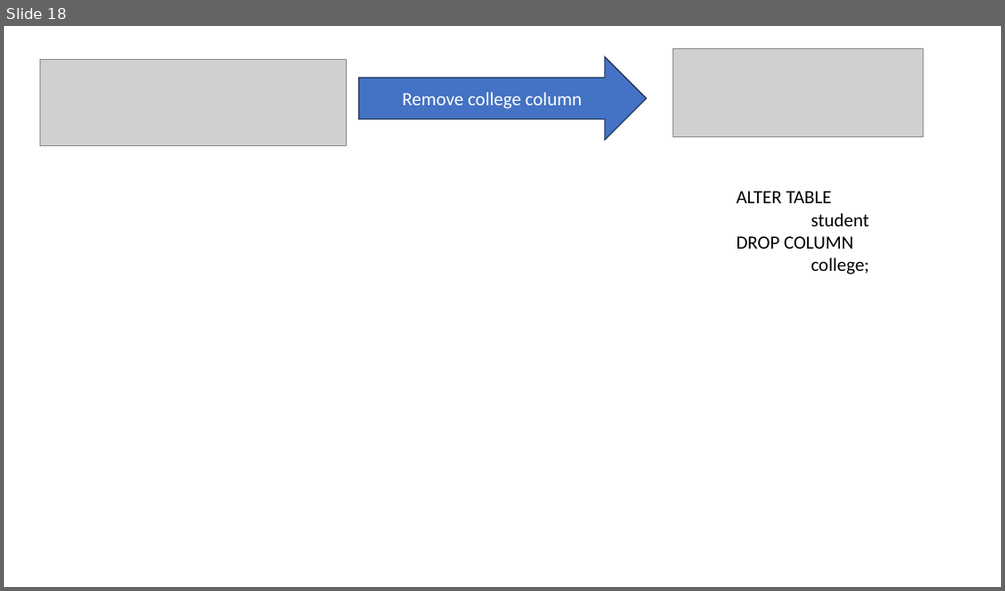
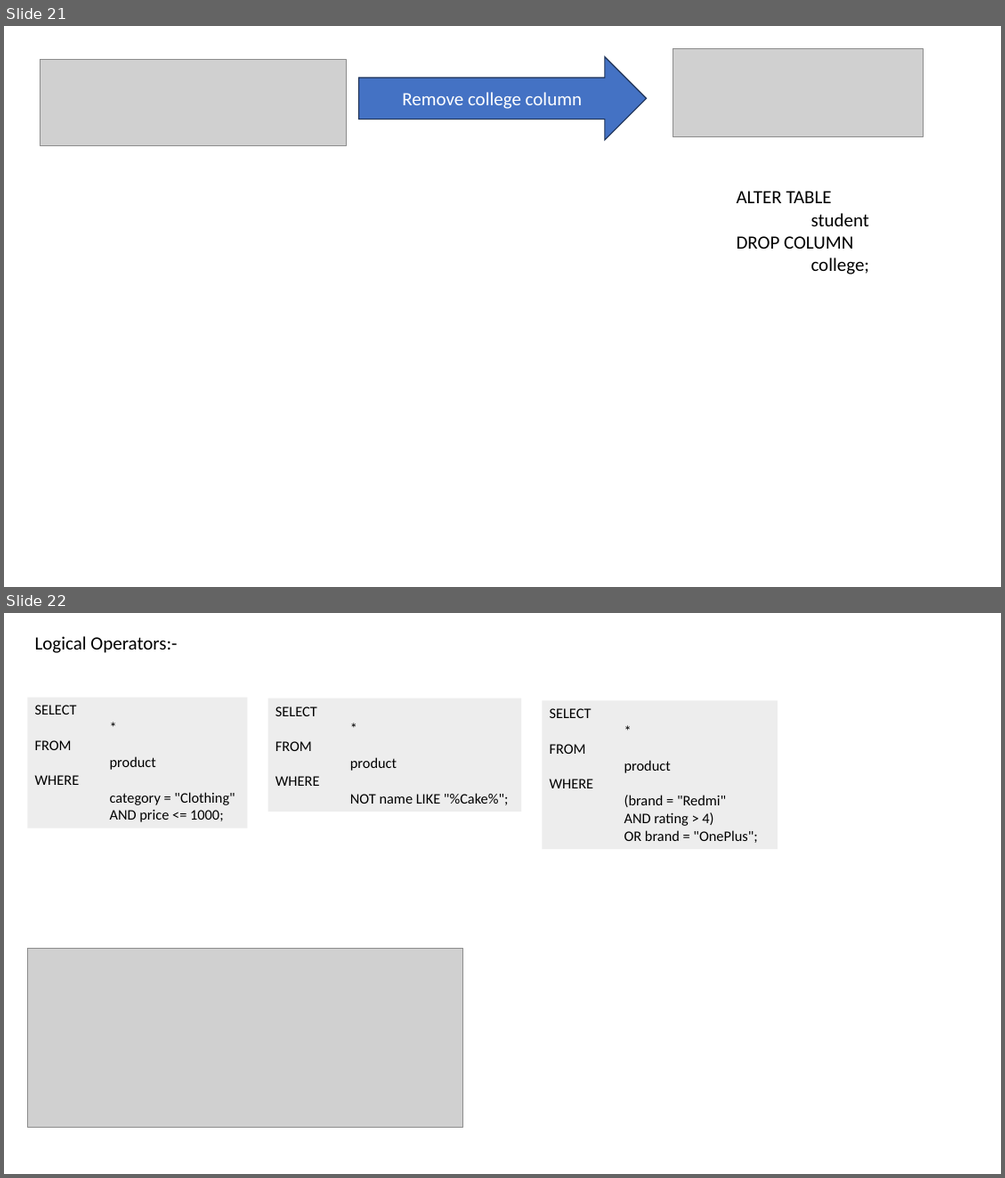
Before and after one commit to venkatyashwanth/mysql_notes, a slide deck: SQL.pptx. Shown one above the other, each under a label of ours: slide 18 before the commit, slides 21 and 22 after it. The pictures are 1005x591 and 1005x1178 pixels, drawn with LibreOffice and Linux fonts; fonts in the diff are those of the drawing; grey boxes stand for pictures. Boxes give left, top, right and bottom in pixels: in the first picture for what was removed or moved away, otherwise in the second. Text is boxed around its words. In the diff, an @@ line names an element or a change of style, - is before the commit and + after.

```diff
--- a/SQL.pptx
+++ b/SQL.pptx
@@ slide 22 added at (4,613,1001,1174), background #FFFFFF @@
@@ text added at (35,636,177,653), 18 pt, text #000000 @@
+Logical Operators:-
@@ rectangle added at (27,698,247,828), fill #EDEDED, 14 pt, text #000000 @@
+SELECT
+*
+FROM
+product
+WHERE
+category = "Clothing"
+AND price <= 1000;
@@ rectangle added at (268,698,521,811), fill #EDEDED, 14 pt, text #000000 @@
+SELECT
+*
+FROM
+product
+WHERE
+NOT name LIKE "%Cake%";
@@ rectangle added at (542,700,777,850), fill #EDEDED, 14 pt, text #000000 @@
+SELECT
+*
+FROM
+product
+WHERE
+(brand = "Redmi"
+AND rating > 4)
+OR brand = "OnePlus";
@@ picture added at (27,948,462,1127) @@
@@ what was slide 18 is now slide 21 @@
```
Also in this commit, not shown: 6 slides changed, 3 other slides added, 2 slides removed, 1 other file.
